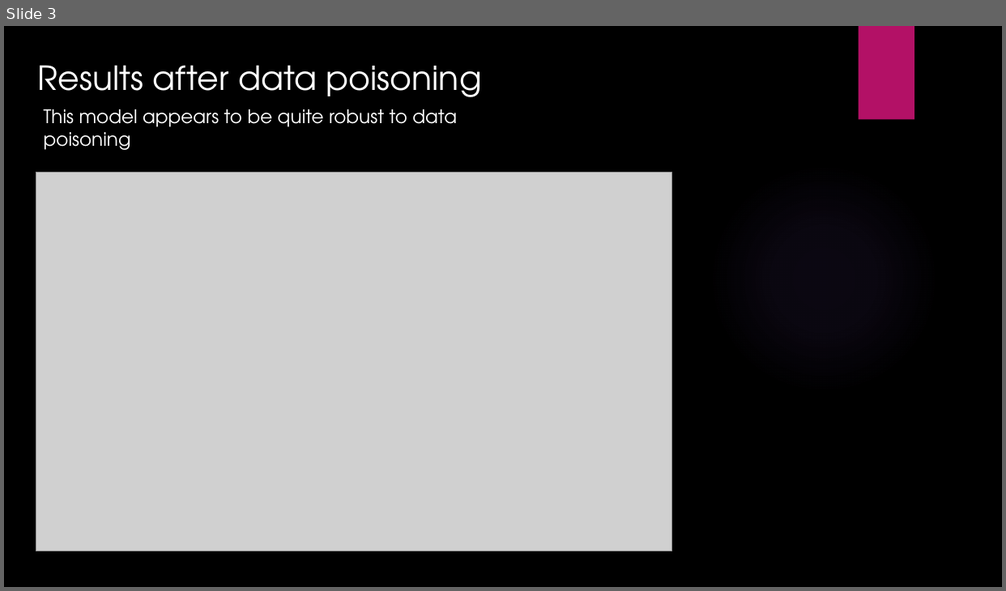
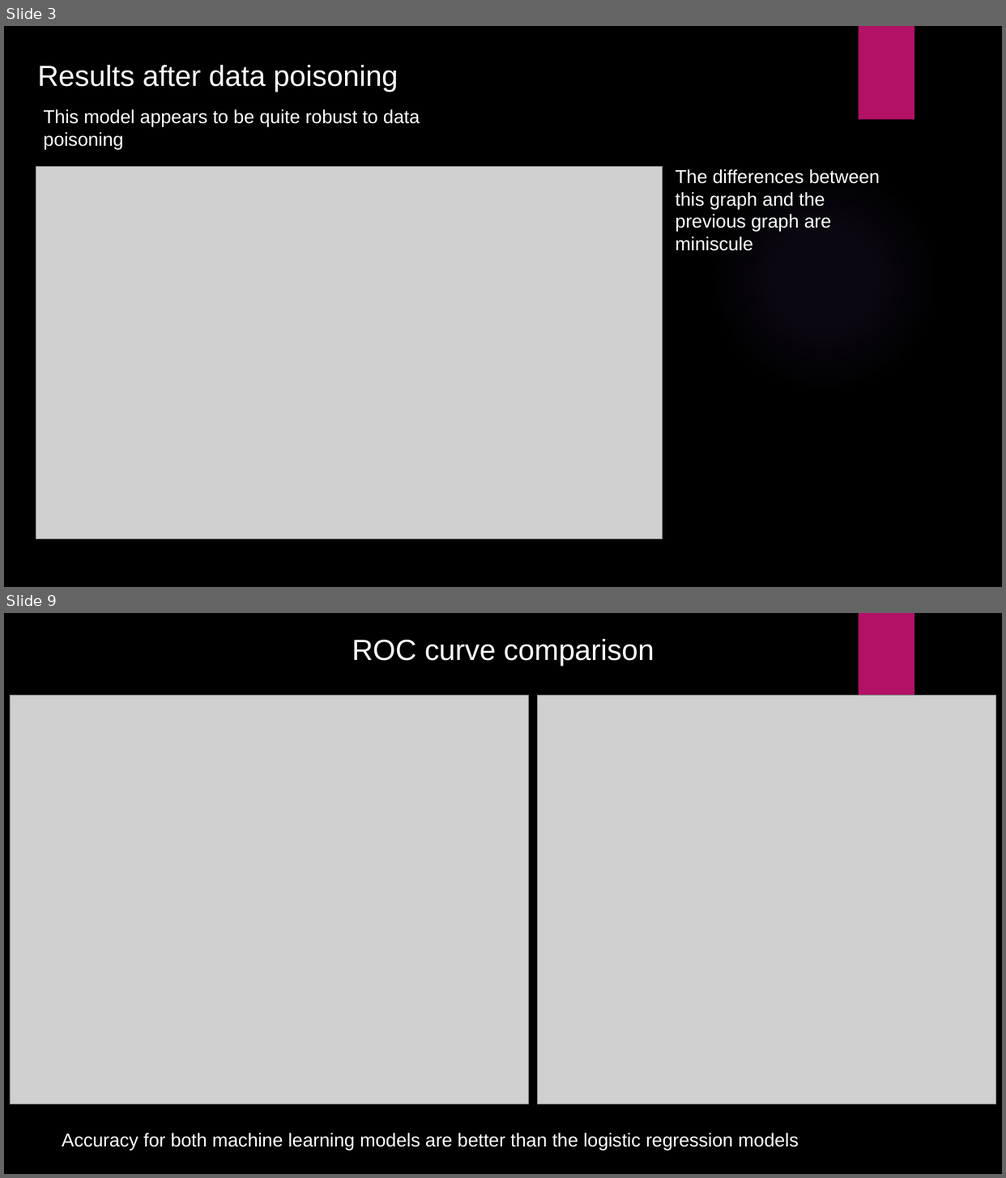
Before and after one commit to dmail5802/hackathon_competition, a slide deck: presentation.pptx. Shown one above the other, each under a label of ours: slide 3 before the commit, slides 3 and 9 after it; the slides between them are not shown. The pictures are 1006x591 and 1006x1178 pixels, drawn with LibreOffice and Linux fonts; fonts in the diff are those of the drawing; grey boxes stand for pictures; background and template pictures are left out. Boxes give left, top, right and bottom in pixels: in the first picture for what was removed or moved away, otherwise in the second. Text is boxed around its words. In the diff, an @@ line names an element or a change of style, - is before the commit and + after.

```diff
--- a/presentation.pptx
+++ b/presentation.pptx
@@ slide 9 added at bbox=[4, 613, 1002, 1174], background picture (left out); not listed: 1 template element that a slide beside it also shows @@
@@ text added at bbox=[352, 639, 654, 666], 28 pt, text #FFFFFF @@
+ROC curve comparison
@@ picture added at bbox=[10, 696, 529, 1104] @@
@@ picture added at bbox=[538, 696, 997, 1104] @@
@@ text added at bbox=[62, 1133, 798, 1151], 18 pt, text #FFFFFF @@
+Accuracy for both machine learning models are better than the logistic regression models
@@ slide 3 changed as well @@
@@ text "Results after data poisoning" at bbox=[38, 65, 398, 92]: size 32 to 28 pt, font TeX Gyre Adventor to Arial @@
@@ text "This model appears to be ..." at bbox=[44, 109, 420, 150]: font TeX Gyre Adventor to Arial @@
@@ picture: place and size @@
-picture at bbox=[36, 173, 671, 552]
+picture at bbox=[36, 167, 662, 540]
@@ text added at bbox=[675, 169, 880, 251], 18 pt, text #FFFFFF @@
+The differences between this graph and the previous graph are miniscule
```
Also in this commit, not shown: 4 other slides changed, 7 other slides added, 2 slides removed.
